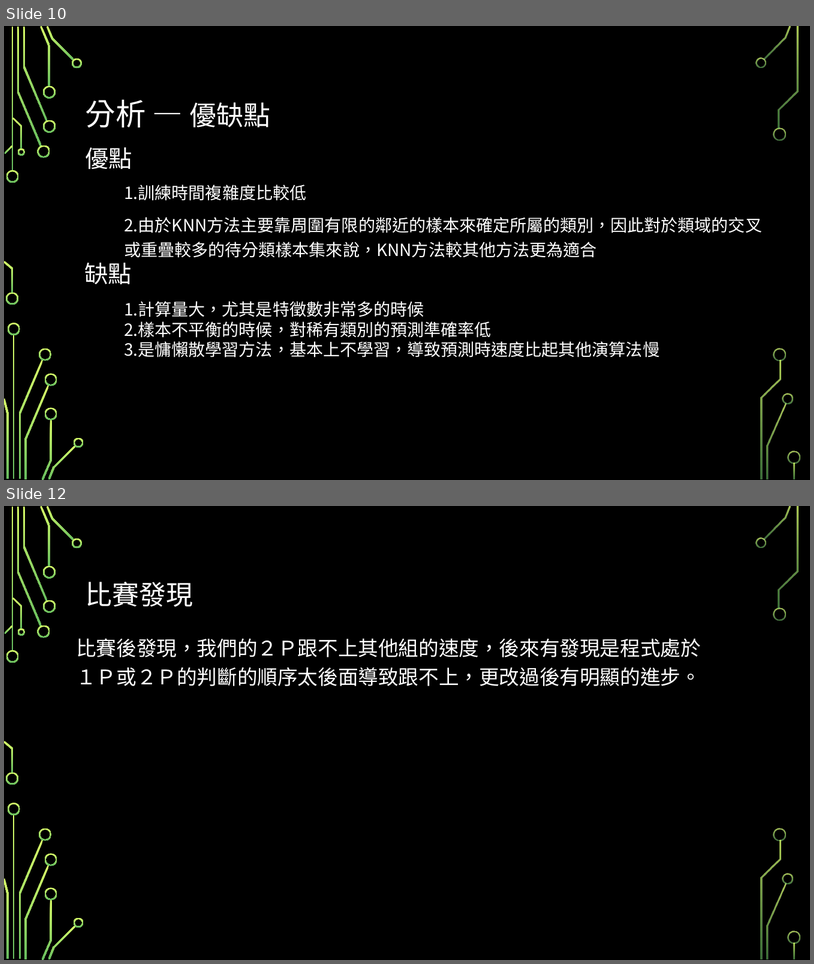
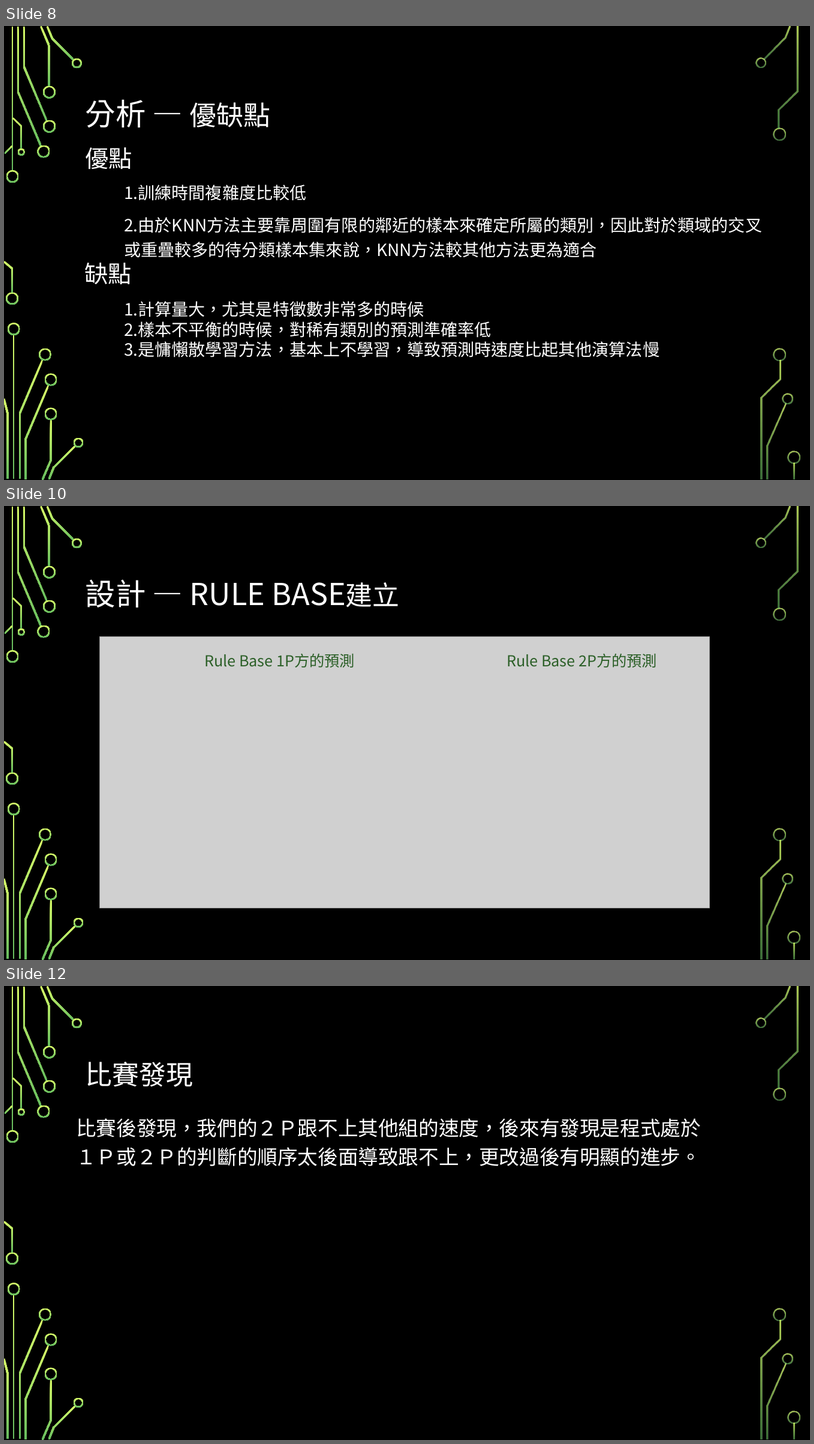
Before and after one commit to Huang-Po-Wei/Machine-learning, a slide deck: 機器學習.pptx. Shown one above the other, each under a label of ours: slides 10 and 12 before the commit, slides 8, 10 and 12 after it; the slides between them are not shown. The pictures are 814x964 and 814x1444 pixels, drawn with LibreOffice and Linux fonts; fonts in the diff are those of the drawing; grey boxes stand for pictures; background and template pictures are left out. Boxes give left, top, right and bottom in pixels: in the first picture for what was removed or moved away, otherwise in the second. Text is boxed around its words. In the diff, an @@ line names an element or a change of style, - is before the commit and + after.

```diff
--- a/機器學習.pptx
+++ b/機器學習.pptx
@@ slide 10 added at (x1=4, y1=506, x2=810, y2=960), background picture (left out); not listed: 36 template elements that a slide beside it also shows @@
@@ title added at (x1=86, y1=579, x2=265, y2=607), 36 pt, text #FFFFFF @@
+設計 — RULE BASE建立
@@ picture added at (x1=100, y1=637, x2=710, y2=907) @@
@@ text added at (x1=204, y1=654, x2=355, y2=667), 18 pt, text #2B5F27 @@
+Rule Base 1P方的預測
@@ text added at (x1=507, y1=654, x2=657, y2=667), 18 pt, text #2B5F27 @@
+Rule Base 2P方的預測
@@ what was slide 10 is now slide 8 @@
```
Also in this commit, not shown: 2 other slides added, 3 slides removed.
